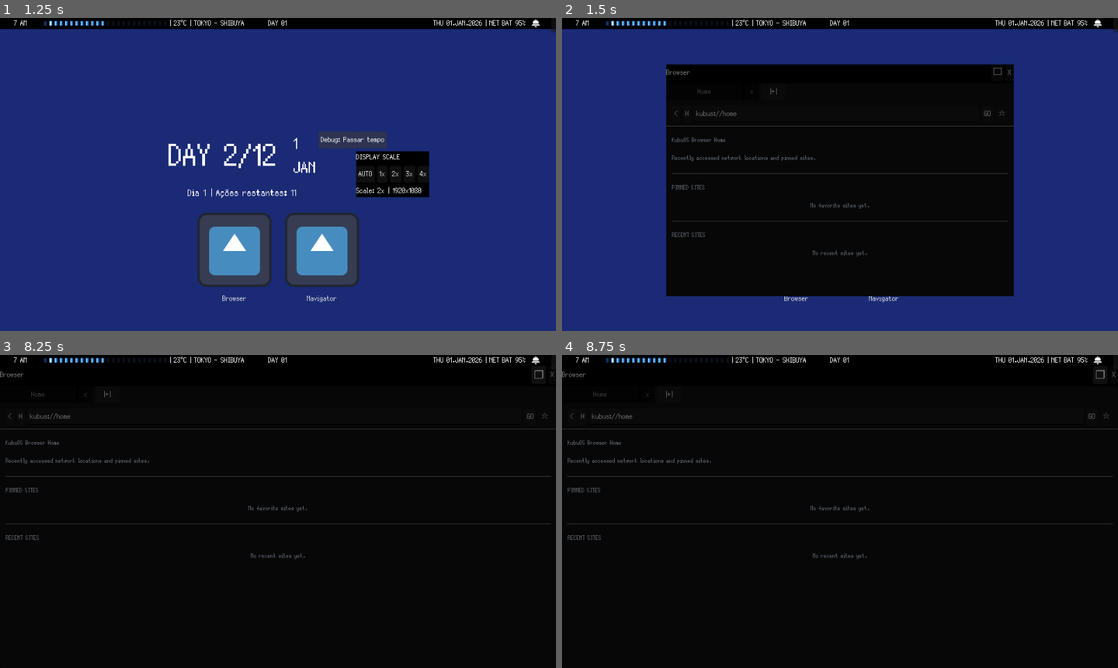
Above: before the commit, frames 1-4 (two rows, left to right).
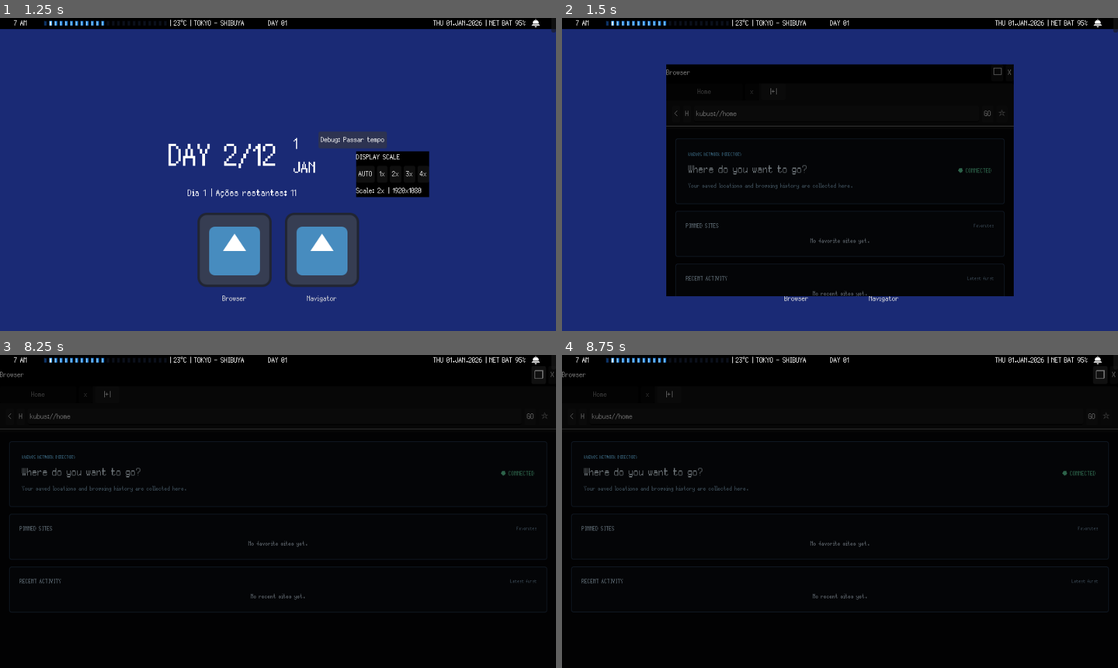
Above: after the commit, the same moments.

Repository: GYU-GAZE/NULL-NETWORK
Game: Godot game, scene res://core/main.tscn
Two runs of this game, one before a commit and one after it. Both use one fixed random seed, a clock stepped at 60 frames per second and the inputs below. The engine's default icon, where the game draws it, is replaced by a stand-in: a white triangle on a blue panel in a dark square.
Inputs:
- Up to frame 1 (1.25 s): click "Debug: Passar tempo" at 0.5 s
- Up to frame 2 (1.5 s): click "Browser" at 1.25 s
- Up to frame 3 (8.25 s): click "GO" at 2 s; click "GO" at 2.75 s; click "Navigator" at 3.5 s; click "AUTO" at 4.25 s; click "1x" at 5 s; click "2x" at 5.75 s; click "3x" at 6.5 s; click "4x" at 7.25 s; click "□" at 8 s
- Up to frame 4 (8.75 s): no input

Frame 1 is identical in both runs. In frame 2, 1.4% of the frame differs, in the area x 19-81%, y 38-89%; in frame 3, 1.7%; in frame 4, 2.2%, in the area x 0-100%, y 27-83%.

Commit message:
Redesign browser home page

Diff:
--- a/apps/browser/home/browser_home_app.tscn
+++ b/apps/browser/home/browser_home_app.tscn
@@ -1,19 +1,31 @@
-[gd_scene format=3 uid="uid://df710bluwtcbp"]
+[gd_scene load_steps=4 format=3 uid="uid://df710bluwtcbp"]
 
-[ext_resource type="Script" uid="uid://7b1im6w8fy41" path="res://apps/browser/home/browser_home_app.gd" id="1_i1hwu"]
-[ext_resource type="PackedScene" uid="uid://clrecf8xmiaol" path="res://apps/browser/home/browser_home_card.tscn" id="2_3gjt3"]
+[ext_resource type="Script" uid="uid://7b1im6w8fy41" path="res://apps/browser/home/browser_home_app.gd" id="1_script"]
+[ext_resource type="PackedScene" uid="uid://clrecf8xmiaol" path="res://apps/browser/home/browser_home_card.tscn" id="2_card"]
+[ext_resource type="Theme" path="res://data/assets/themes/null_channel_ui.tres" id="3_theme"]
 
-[node name="BrowserHomeApp" type="Control" unique_id=1709414757]
+[node name="BrowserHomeApp" type="Control"]
 layout_mode = 3
 anchors_preset = 15
 anchor_right = 1.0
 anchor_bottom = 1.0
 grow_horizontal = 2
 grow_vertical = 2
-script = ExtResource("1_i1hwu")
-site_card_scene = ExtResource("2_3gjt3")
+theme = ExtResource("3_theme")
+script = ExtResource("1_script")
+site_card_scene = ExtResource("2_card")
 
-[node name="ScrollContainer" type="ScrollContainer" parent="." unique_id=421971853]
+[node name="Background" type="ColorRect" parent="."]
+layout_mode = 1
+anchors_preset = 15
+anchor_right = 1.0
+anchor_bottom = 1.0
+grow_horizontal = 2
+grow_vertical = 2
+mouse_filter = 2
+color = Color(0.015, 0.02, 0.03, 1)
+
+[node name="ScrollContainer" type="ScrollContainer" parent="."]
 layout_mode = 1
 anchors_preset = 15
 anchor_right = 1.0
@@ -22,47 +34,127 @@
 grow_vertical = 2
 horizontal_scroll_mode = 0
 
-[node name="MarginContainer" type="MarginContainer" parent="ScrollContainer" unique_id=1089521768]
+[node name="OuterMargin" type="MarginContainer" parent="ScrollContainer"]
 layout_mode = 2
 size_flags_horizontal = 3
 size_flags_vertical = 3
+theme_override_constants/margin_left = 16
+theme_override_constants/margin_top = 16
+theme_override_constants/margin_right = 16
+theme_override_constants/margin_bottom = 18
+
+[node name="MainVBox" type="VBoxContainer" parent="ScrollContainer/OuterMargin"]
+layout_mode = 2
+theme_override_constants/separation = 12
+
+[node name="HeroPanel" type="PanelContainer" parent="ScrollContainer/OuterMargin/MainVBox"]
+layout_mode = 2
+
+[node name="HeroMargin" type="MarginContainer" parent="ScrollContainer/OuterMargin/MainVBox/HeroPanel"]
+layout_mode = 2
+theme_override_constants/margin_left = 14
+theme_override_constants/margin_top = 14
+theme_override_constants/margin_right = 14
+theme_override_constants/margin_bottom = 14
+
+[node name="HeroHBox" type="HBoxContainer" parent="ScrollContainer/OuterMargin/MainVBox/HeroPanel/HeroMargin"]
+layout_mode = 2
+
+[node name="HeroVBox" type="VBoxContainer" parent="ScrollContainer/OuterMargin/MainVBox/HeroPanel/HeroMargin/HeroHBox"]
+layout_mode = 2
+size_flags_horizontal = 3
+theme_override_constants/separation = 3
+
+[node name="EyebrowLabel" type="Label" parent="ScrollContainer/OuterMargin/MainVBox/HeroPanel/HeroMargin/HeroHBox/HeroVBox"]
+layout_mode = 2
+theme_override_colors/font_color = Color(0.39, 0.69, 0.85, 1)
+theme_override_font_sizes/font_size = 12
+text = "KUBUOS NETWORK DIRECTORY"
+
+[node name="TitleLabel" type="Label" parent="ScrollContainer/OuterMargin/MainVBox/HeroPanel/HeroMargin/HeroHBox/HeroVBox"]
+layout_mode = 2
+theme_override_colors/font_color = Color(0.91, 0.97, 1, 1)
+theme_override_font_sizes/font_size = 28
+text = "Where do you want to go?"
+
+[node name="SubtitleLabel" type="Label" parent="ScrollContainer/OuterMargin/MainVBox/HeroPanel/HeroMargin/HeroHBox/HeroVBox"]
+layout_mode = 2
+theme_override_colors/font_color = Color(0.49, 0.62, 0.71, 1)
+text = "Your saved locations and browsing history are collected here."
+autowrap_mode = 2
+
+[node name="ConnectionStatus" type="Label" parent="ScrollContainer/OuterMargin/MainVBox/HeroPanel/HeroMargin/HeroHBox"]
+layout_mode = 2
+theme_override_colors/font_color = Color(0.37, 0.82, 0.61, 1)
+text = "● CONNECTED"
+vertical_alignment = 1
+
+[node name="PinnedPanel" type="PanelContainer" parent="ScrollContainer/OuterMargin/MainVBox"]
+layout_mode = 2
+
+[node name="PinnedMargin" type="MarginContainer" parent="ScrollContainer/OuterMargin/MainVBox/PinnedPanel"]
+layout_mode = 2
 theme_override_constants/margin_left = 10
 theme_override_constants/margin_top = 10
 theme_override_constants/margin_right = 10
-theme_override_constants/margin_bottom = 12
+theme_override_constants/margin_bottom = 10
 
-[node name="MainVBox" type="VBoxContainer" parent="ScrollContainer/MarginContainer" unique_id=785739053]
+[node name="PinnedVBox" type="VBoxContainer" parent="ScrollContainer/OuterMargin/MainVBox/PinnedPanel/PinnedMargin"]
 layout_mode = 2
-theme_override_constants/separation = 12
+theme_override_constants/separation = 7
 
-[node name="TitleLabel" type="Label" parent="ScrollContainer/MarginContainer/MainVBox" unique_id=201471974]
-layout_mode = 2
-text = "KubuOS Browser Home"
-
-[node name="SubtitleLabel" type="Label" parent="ScrollContainer/MarginContainer/MainVBox" unique_id=1866958631]
-layout_mode = 2
-text = "Recently accessed network locations and pinned sites."
-
-[node name="Separator1" type="HSeparator" parent="ScrollContainer/MarginContainer/MainVBox" unique_id=1394830103]
+[node name="PinnedTitleHBox" type="HBoxContainer" parent="ScrollContainer/OuterMargin/MainVBox/PinnedPanel/PinnedMargin/PinnedVBox"]
 layout_mode = 2
 
-[node name="PinnedTitleLabel" type="Label" parent="ScrollContainer/MarginContainer/MainVBox" unique_id=990799620]
+[node name="PinnedTitleLabel" type="Label" parent="ScrollContainer/OuterMargin/MainVBox/PinnedPanel/PinnedMargin/PinnedVBox/PinnedTitleHBox"]
 layout_mode = 2
+theme_override_colors/font_color = Color(0.78, 0.89, 0.96, 1)
 text = "PINNED SITES"
 
-[node name="PinnedContainer" type="VBoxContainer" parent="ScrollContainer/MarginContainer/MainVBox" unique_id=1783494577]
+[node name="PinnedHint" type="Label" parent="ScrollContainer/OuterMargin/MainVBox/PinnedPanel/PinnedMargin/PinnedVBox/PinnedTitleHBox"]
+layout_mode = 2
+size_flags_horizontal = 3
+theme_override_colors/font_color = Color(0.39, 0.49, 0.57, 1)
+theme_override_font_sizes/font_size = 12
+text = "Favorites"
+horizontal_alignment = 2
+
+[node name="PinnedContainer" type="VBoxContainer" parent="ScrollContainer/OuterMargin/MainVBox/PinnedPanel/PinnedMargin/PinnedVBox"]
 unique_name_in_owner = true
 layout_mode = 2
 theme_override_constants/separation = 6
 
-[node name="Separator2" type="HSeparator" parent="ScrollContainer/MarginContainer/MainVBox" unique_id=1799331614]
+[node name="RecentPanel" type="PanelContainer" parent="ScrollContainer/OuterMargin/MainVBox"]
 layout_mode = 2
 
-[node name="RecentTitleLabel" type="Label" parent="ScrollContainer/MarginContainer/MainVBox" unique_id=1576448451]
+[node name="RecentMargin" type="MarginContainer" parent="ScrollContainer/OuterMargin/MainVBox/RecentPanel"]
 layout_mode = 2
-text = "RECENT SITES"
+theme_override_constants/margin_left = 10
+theme_override_constants/margin_top = 10
+theme_override_constants/margin_right = 10
+theme_override_constants/margin_bottom = 10
 
-[node name="RecentContainer" type="VBoxContainer" parent="ScrollContainer/MarginContainer/MainVBox" unique_id=158860992]
+[node name="RecentVBox" type="VBoxContainer" parent="ScrollContainer/OuterMargin/MainVBox/RecentPanel/RecentMargin"]
+layout_mode = 2
+theme_override_constants/separation = 7
+
+[node name="RecentTitleHBox" type="HBoxContainer" parent="ScrollContainer/OuterMargin/MainVBox/RecentPanel/RecentMargin/RecentVBox"]
+layout_mode = 2
+
+[node name="RecentTitleLabel" type="Label" parent="ScrollContainer/OuterMargin/MainVBox/RecentPanel/RecentMargin/RecentVBox/RecentTitleHBox"]
+layout_mode = 2
+theme_override_colors/font_color = Color(0.78, 0.89, 0.96, 1)
+text = "RECENT ACTIVITY"
+
+[node name="RecentHint" type="Label" parent="ScrollContainer/OuterMargin/MainVBox/RecentPanel/RecentMargin/RecentVBox/RecentTitleHBox"]
+layout_mode = 2
+size_flags_horizontal = 3
+theme_override_colors/font_color = Color(0.39, 0.49, 0.57, 1)
+theme_override_font_sizes/font_size = 12
+text = "Latest first"
+horizontal_alignment = 2
+
+[node name="RecentContainer" type="VBoxContainer" parent="ScrollContainer/OuterMargin/MainVBox/RecentPanel/RecentMargin/RecentVBox"]
 unique_name_in_owner = true
 layout_mode = 2
 theme_override_constants/separation = 6
